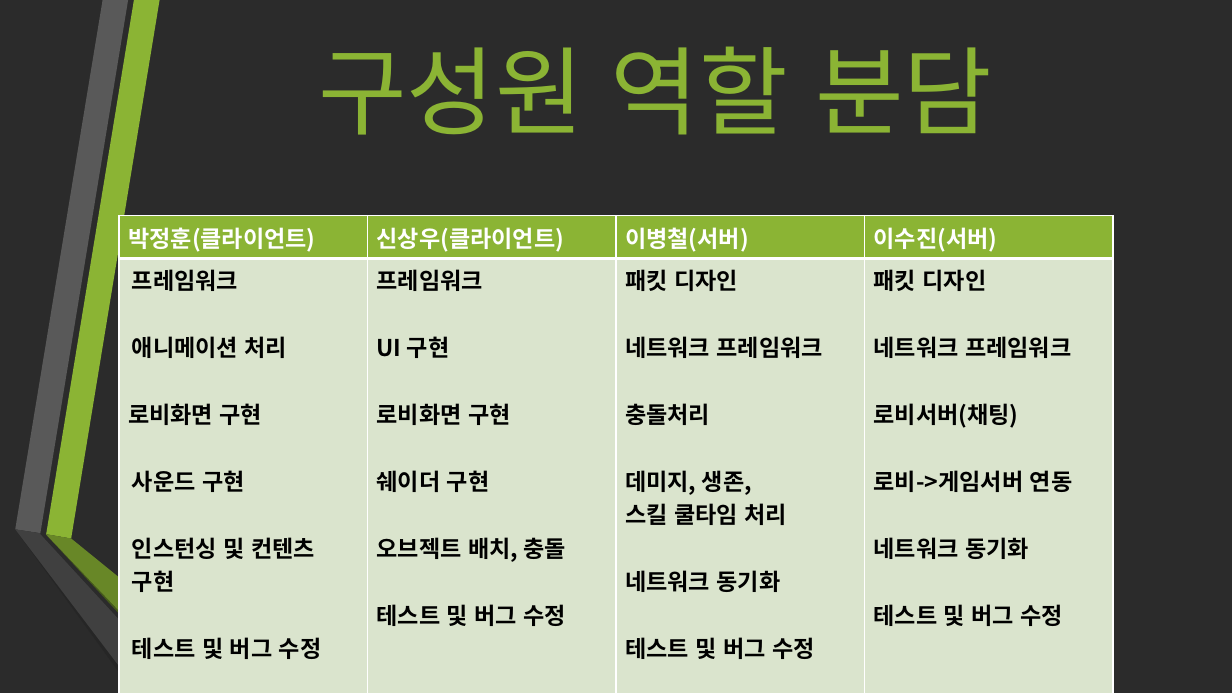
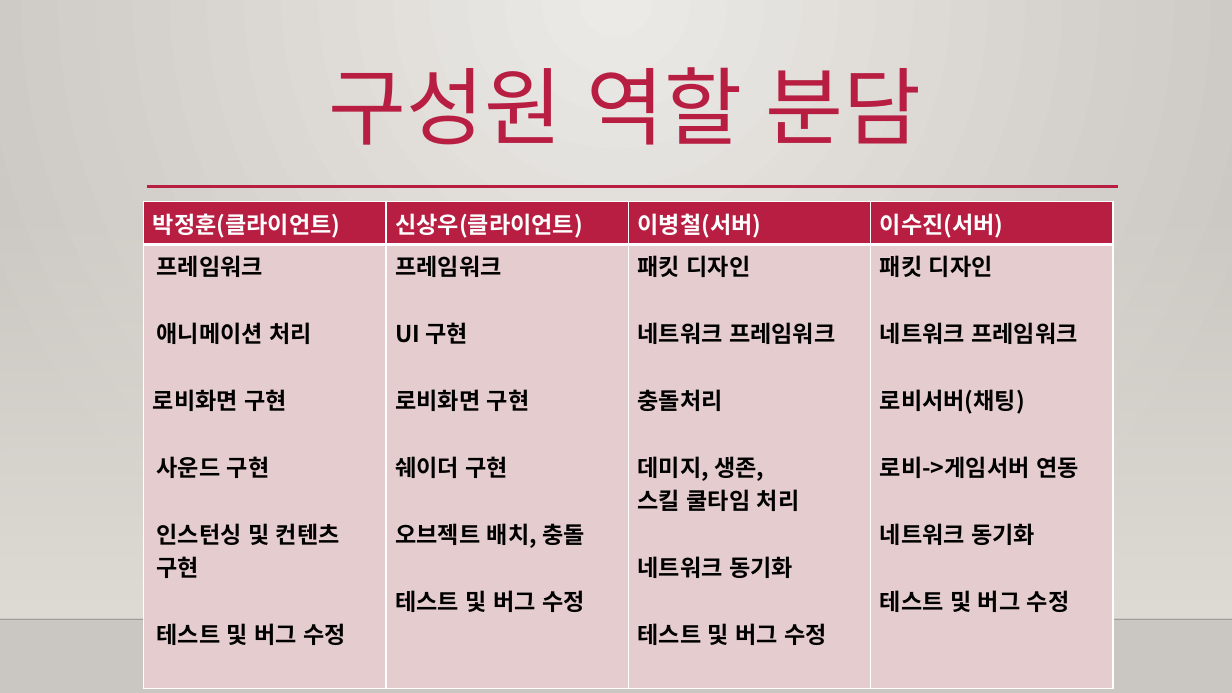
Before and after one commit to jeongHooon/Jungle-War, a slide deck: slide 4 of Jungle War 박정훈 신상우 이수진 이병철.pptx. Drawn at 1232x693 pixels with LibreOffice and Linux fonts; fonts in the diff are those of the drawing; background and template pictures are left out; a plain dark background stands for a picture behind light text. Boxes give left, top, right and bottom in pixels: in the first picture for what was removed or moved away, otherwise in the second. Text is boxed around its words. In the diff, an @@ line names an element or a change of style, - is before the commit and + after.

```diff
--- a/Jungle War 박정훈 신상우 이수진 이병철.pptx
+++ b/Jungle War 박정훈 신상우 이수진 이병철.pptx
@@ background picture (left out) to gradient #ECEAE7 to #CAC7C1 @@
@@ title "구성원 역할 분담": place and size @@
-title "구성원 역할 분담" at (318, 46, 992, 135)
+title "구성원 역할 분담" at (329, 67, 922, 145)
@@ title "구성원 역할 분담" at (329, 67, 922, 145): size 75 to 66 pt, text colour #8BB434 to #B71E42; line spacing 1 to 0.9; vertical alignment middle to top @@
@@ rectangle added at (0, 204, 1232, 619), fill gradient #DFDBD5 @@
@@ table at (144, 201, 1113, 649) @@
@@ fill #8BB434 to #B71E42 in row 1 @@
@@ fill #DAE5CE to #E6CDCF in row 2 @@
@@ table: place and size @@
-table at (119, 215, 1114, 663)
+table at (144, 201, 1113, 649)
@@ line added from (147, 187) to (1118, 187), #B71E42 2.5 pt @@
@@ group removed at (15, 0, 262, 693): 6 freeform shapes @@
@@ line added from (0, 619) to (1232, 619), #000001 1 pt @@
```
Also in this commit, not shown: 10 other slides changed.
